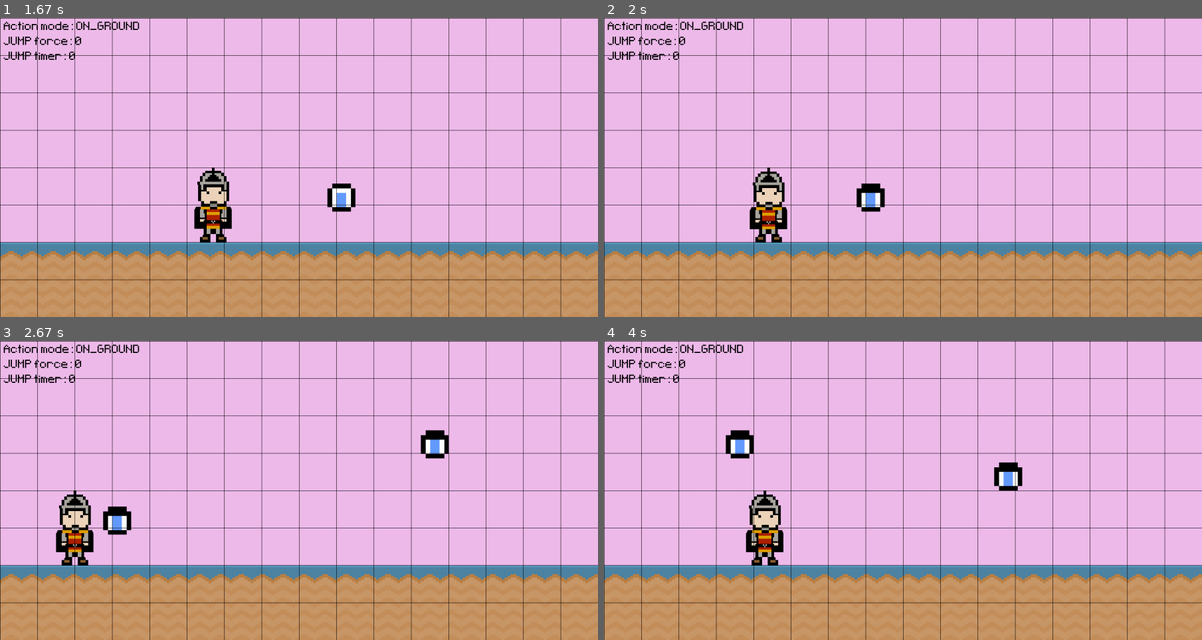
Above: before the commit, frames 1-4 (two rows, left to right).
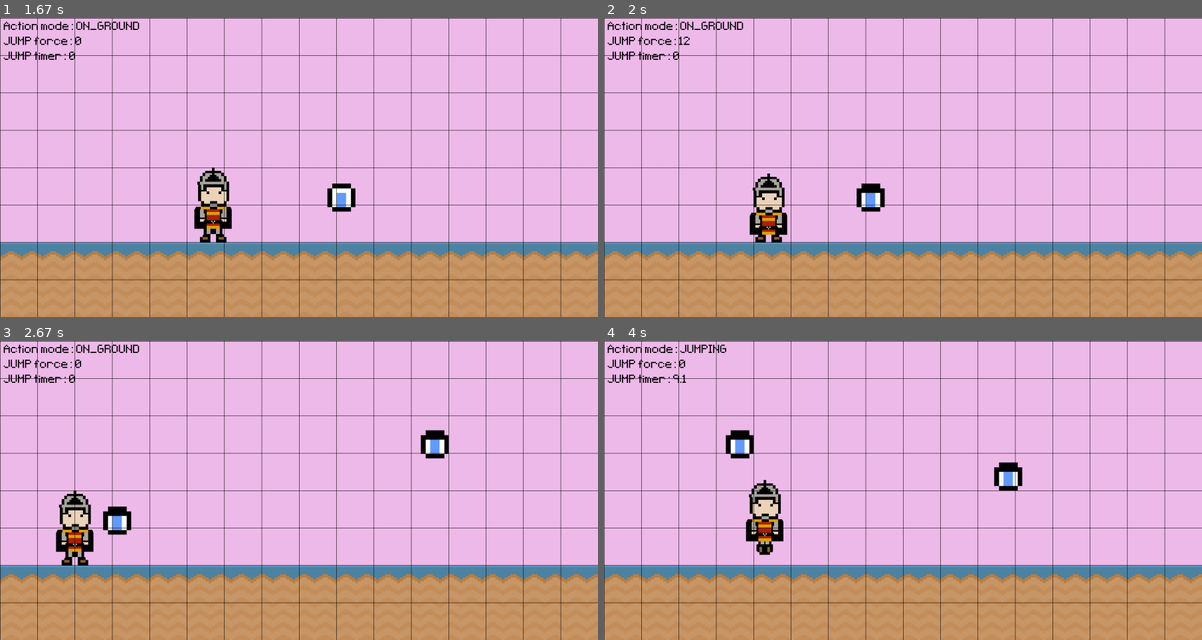
Above: after the commit, the same moments.

Repository: alo40/pygame_pininos
Game: pygame game, started from main_pininos.py
The game is run twice, just before and just after one commit, with the same random seed, the same clock (stepped at 60 frames per second) and the same inputs.
Inputs:
- Up to frame 1 (1.67 s): hold Right 0.33-0.8 s; hold Right 0.83-1.3 s; hold Left from 1.33 s (still down)
- Up to frame 2 (2 s): release Left at 1.87 s; hold Down from 1.9 s (still down)
- Up to frame 3 (2.67 s): release Down at 2.2 s; hold Left 2.23-2.63 s
- Up to frame 4 (4 s): hold Right 2.67-3.3 s; hold Down 3.33-3.7 s; hold Left from 3.73 s (still down)

Frame 1 is identical in both runs. In frame 2, 0.8% of the frame differs, in the area x 12-31%, y 6-73%; in frame 3, 0.2%; in frame 4, 1.4%, in the area x 11-30%, y 1-76%.

Commit message:
added hero animation (crounching 2 stages)

Diff:
--- a/main_pininos.py
+++ b/main_pininos.py
@@ -33,9 +33,10 @@
 # create hero surface/rectangle
 hero_frame1 = pg.image.load('graphics/soldier_simple_standing1.png').convert_alpha()  # standing
 hero_frame2 = pg.image.load('graphics/soldier_simple_standing2.png').convert_alpha()  # standing
-hero_frame3 = pg.image.load('graphics/soldier_simple_jumping1.png').convert_alpha()  # jumping
-hero_frame4 = pg.image.load('graphics/soldier_simple_jumping2.png').convert_alpha()  # jumping
-hero_frames = [hero_frame1, hero_frame2, hero_frame3, hero_frame4]
+hero_frame3 = pg.image.load('graphics/soldier_simple_jumping2.png').convert_alpha()  # crounching
+hero_frame4 = pg.image.load('graphics/soldier_simple_jumping3.png').convert_alpha()  # crounching
+hero_frame5 = pg.image.load('graphics/soldier_simple_jumping4.png').convert_alpha()  # jumping
+hero_frames = [hero_frame1, hero_frame2, hero_frame3, hero_frame4, hero_frame5]
 hero_frame_index = 0
 hero_surf = hero_frames[hero_frame_index]
 hero_rect = hero_surf.get_rect(midbottom=(200, screen_height - ground_rect.height))
@@ -255,21 +256,19 @@
 
         ## HERO MOVEMENT: JUMP #########################################################
 
-        # # press keyboard up
-        # if keys[pg.K_UP] and hero_action == action.ON_GROUND:
-        #     jump_velocity = 80
-        #     jump_time = 0.1  # initiate jump timer > 0
-        #     hero_action = action.JUMPING
-
         # jump force
-        if keys[pg.K_UP] and hero_action == action.ON_GROUND:
+        if keys[pg.K_DOWN] and hero_action == action.ON_GROUND:
             jump_force += 2  # force increase as long key held press
             if jump_force > 100:
                 jump_force = 100  # max jump force
 
-            # crounch animation
-            hero_frame_index = 2
-            hero_surf = hero_frames[hero_frame_index]
+            # crounching animation
+            if jump_force < 50:
+                hero_frame_index = 2
+                hero_surf = hero_frames[hero_frame_index]
+            else:
+                hero_frame_index = 3
+                hero_surf = hero_frames[hero_frame_index]
 
         elif not hero_action == action.JUMPING:
             jump_velocity = jump_force
@@ -281,24 +280,28 @@
         jump_y = - jump_velocity * jump_timer + 0.5 * gravity * jump_timer ** 2
         hero_rect.bottom = screen_height - ground_rect.height + jump_y
 
-        # update jump timer
-        if jump_timer > 0 and not hero_action == action.ON_GROUND:
-            jump_timer += 0.5
-
         # on ground action
         if hero_rect.bottom >= screen_height - ground_rect.height:
             hero_rect.bottom = screen_height - ground_rect.height
             jump_timer = 0  # reset jump timer
             hero_action = action.ON_GROUND
 
+        # update jump timer
+        if jump_timer > 0 and hero_action == action.JUMPING:
+            jump_timer += 0.5
+
+            # jumping animation
+            hero_frame_index = 4
+            hero_surf = hero_frames[hero_frame_index]
+
         ## HERO ANIMATION: JUMP ########################################################
 
-        # change index if hero action jumping
-        if hero_action == action.JUMPING:
-            hero_frame_index = 3
-
-            # update hero surface
-            hero_surf = hero_frames[hero_frame_index]
+        # # change index if hero action jumping
+        # if hero_action == action.JUMPING:
+        #     hero_frame_index = 4
+        #
+        #     # update hero surface
+        #     hero_surf = hero_frames[hero_frame_index]
 
         ## HERO ATTACK #################################################################
 
Binary file changed: graphics/soldier_simple_jumping1.png
Binary file changed: graphics/soldier_simple_jumping2.png
Binary file added: graphics/soldier_simple_jumping3.png
Binary file added: graphics/soldier_simple_jumping4.png
Not shown, changed: graphics/soldier_simple_jumping.ase
